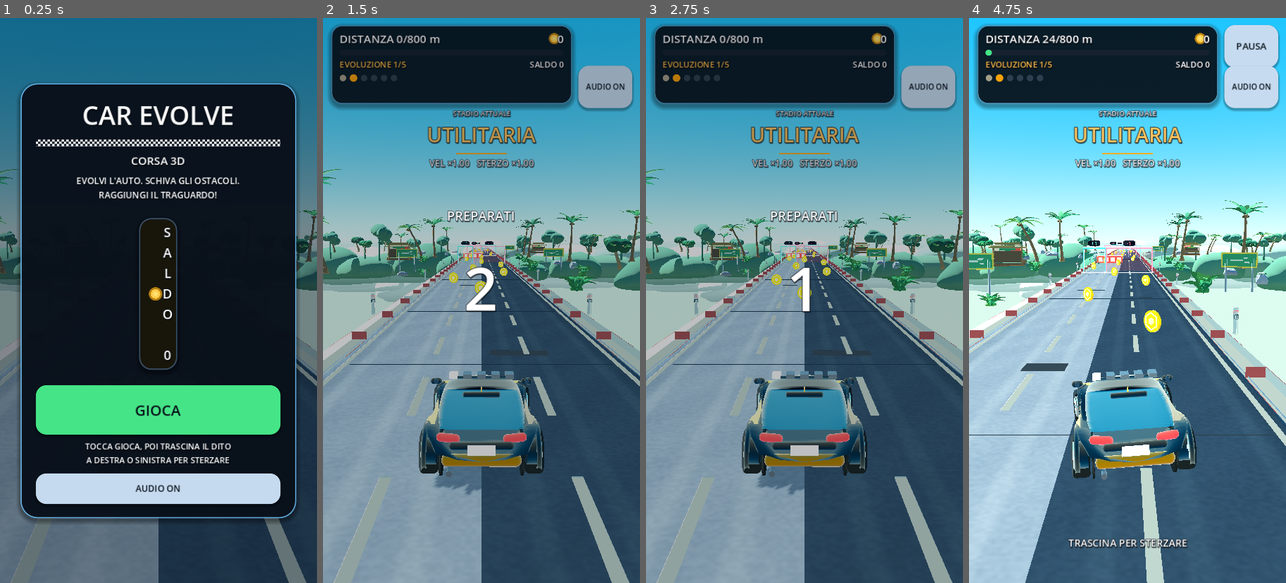
Above: before the commit, frames 1-4 (left to right).
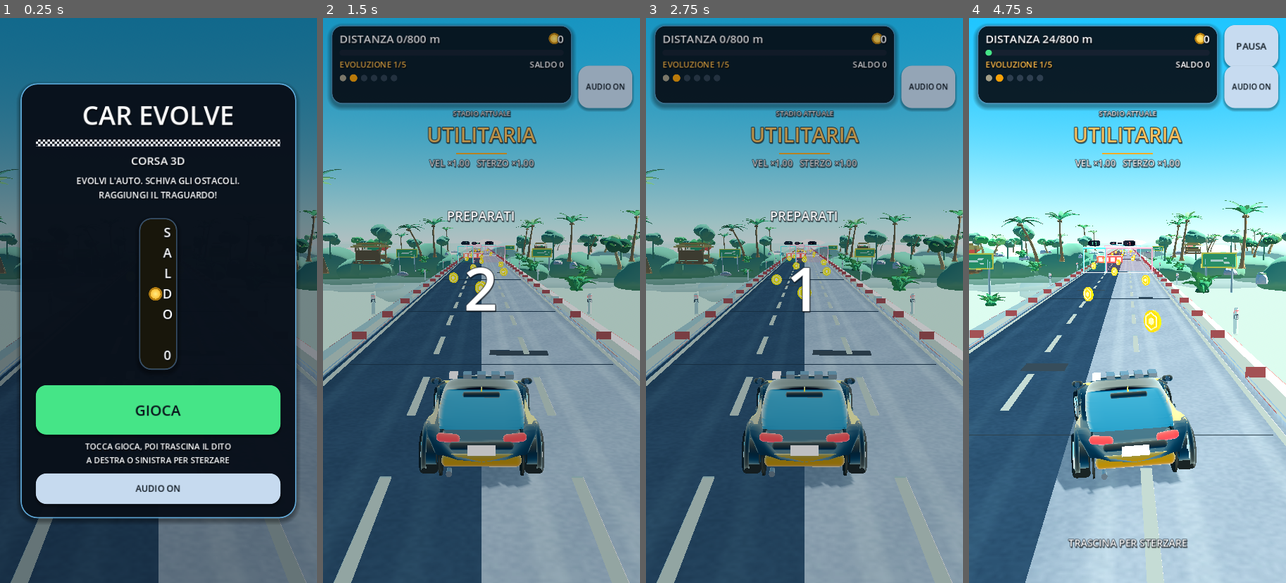
Above: after the commit, the same moments.

Repository: wraixxfn-create/GiocoMobile
Game: Godot game, scene res://scenes/Main.tscn
The game is run twice, just before and just after one commit, with the same random seed, the same clock (stepped at 60 frames per second) and the same inputs.
Inputs (mouse positions are in pixels of both pictures, inside the frame that each line leads up to):
- Up to frame 1 (0.25 s): no input
- Up to frame 2 (1.5 s): click "GIOCA" at 0.5 s; click "AUDIO ON" at 1.25 s
- Up to frame 3 (2.75 s): tap Enter at 2 s; move the mouse to (874, 272) at 2.02 s; hold Right (ui_right) from 2.03 s (still down); tap 1 at 2.1 s; click (874, 272) at 2.17 s
- Up to frame 4 (4.75 s): release Right (ui_right) at 2.75 s; drag from (1064, 328) to (1111, 413) at 2.77 s; move the mouse to (1159, 176) at 3.52 s; hold Right (ui_right) 3.53-4.25 s; tap 3 at 3.6 s; drag from (1111, 413) to (1032, 215) at 4.27 s

The runs differ from the first frame. In frame 1, 14% of the frame differs, in the area x 0-100%, y 26-100%; in frame 2, 42%; in frame 3, 42%; in frame 4, 43%, in the area x 0-100%, y 32-100%.

Commit message:
art: ombre a budget per distanza, chiome variate, sole frontale e vernice più piena
Co-authored-by: arena-agent <297053741+arena-agent@users.noreply.github.com>

Diff:
--- a/scripts/core/MaterialFactory.gd
+++ b/scripts/core/MaterialFactory.gd
@@ -176,11 +176,11 @@
 	if not _cache.has(key):
 		var material := StandardMaterial3D.new()
 		material.albedo_color = color
-		material.roughness = 0.22
-		material.metallic = 0.18
+		material.roughness = 0.30
+		material.metallic = 0.08
 		material.clearcoat_enabled = true
-		material.clearcoat = 0.70
-		material.clearcoat_roughness = 0.16
+		material.clearcoat = 0.55
+		material.clearcoat_roughness = 0.22
 		_cache[key] = material
 	return _cache[key] as StandardMaterial3D
 
--- a/scripts/scenery/SceneryBroadleaf.gd
+++ b/scripts/scenery/SceneryBroadleaf.gd
@@ -25,15 +25,16 @@
 func build() -> void:
 	var index := posmod(variant, VARIANTS)
 	var data := _variant_data(index)
+	var tint := (prop_seed % 3) if prop_seed >= 0 else index % 3
 	add_accumulated("Trunk", data["trunk"], MaterialFactory.tree_trunk(index % 2 == 0))
 	add_accumulated("Branches", data["branches"], MaterialFactory.tree_trunk(true))
 	add_accumulated(
-		"CanopyLow", data["canopy_low"], MaterialFactory.leaf(index, false)
+		"CanopyLow", data["canopy_low"], MaterialFactory.leaf((index + tint) % 4, false)
 	)
 	add_accumulated(
 		"CanopyHigh",
 		data["canopy_high"],
-		MaterialFactory.leaf_light(index + 1, false),
+		MaterialFactory.leaf_light((index + tint + 1) % 4, false),
 	)
 	add_accumulated(
 		"CanopyLeaves",
--- a/scripts/scenery/SceneryFernBush.gd
+++ b/scripts/scenery/SceneryFernBush.gd
@@ -24,7 +24,8 @@
 func build() -> void:
 	var index := posmod(variant, VARIANTS)
 	var data := _variant_data(index)
-	add_accumulated("Core", data["core"], MaterialFactory.leaf(index + 2, false))
+	var tint := (prop_seed % 3) if prop_seed >= 0 else 0
+	add_accumulated("Core", data["core"], MaterialFactory.leaf(index + 2 + tint, false))
 	add_accumulated("FrondsLow", data["low"], MaterialFactory.fern(false))
 	add_accumulated("FrondsHigh", data["high"], MaterialFactory.fern(true))
 
--- a/scripts/scenery/SceneryGroundField.gd
+++ b/scripts/scenery/SceneryGroundField.gd
@@ -180,6 +180,9 @@
 	multimesh.transform_format = MultiMesh.TRANSFORM_3D
 	multimesh.use_colors = true
 	multimesh.mesh = _tuft()
+	# Ombra statica "dipinta": ogni ciuffo ha una macchia scura leggera ai
+	# piedi. Dà contrasto al prato senza una sola ombra dinamica in più.
+	multimesh.use_custom_data = true
 	multimesh.instance_count = GRASS_INSTANCES
 	var rng := RandomNumberGenerator.new()
 	rng.seed = 31415
@@ -201,6 +204,9 @@
 			SceneryPalette.grass(rng.randi_range(0, 2)).lerp(
 				SceneryPalette.GRASS_DRY, rng.randf_range(0.0, 0.22)
 			),
+		)
+		multimesh.set_instance_custom_data(
+			index, Color(rng.randf(), 0.0, 0.0, 0.0)
 		)
 	var holder := MultiMeshInstance3D.new()
 	holder.name = "Grass"
--- a/scripts/scenery/SceneryPalm.gd
+++ b/scripts/scenery/SceneryPalm.gd
@@ -32,18 +32,19 @@
 	var crown_position: Vector3 = data["crown"]
 	var crown_xform := Transform3D(Basis.IDENTITY, crown_position)
 
+	var tint := (prop_seed % 3) if prop_seed >= 0 else index % 3
 	add_accumulated("Trunk", data["trunk"], MaterialFactory.tree_trunk(index % 3 == 1))
 	add_accumulated("RootFlare", data["root"], MaterialFactory.tree_trunk(true))
 	add_accumulated("CrownBoot", data["boot"], MaterialFactory.tree_trunk(true), crown_xform)
 	add_accumulated(
-		"Crown", data["crown_main"], MaterialFactory.leaf(index, true), crown_xform
+		"Crown", data["crown_main"], MaterialFactory.leaf((index + tint) % 4, true), crown_xform
 	)
 	var light_acc: Dictionary = data["crown_light"]
 	if not (light_acc["tris"] as Array).is_empty():
 		add_accumulated(
 			"CrownLight",
 			light_acc,
-			MaterialFactory.leaf_light(index + 1, true),
+			MaterialFactory.leaf_light((index + tint + 1) % 4, true),
 			crown_xform,
 		)
 	add_accumulated(
--- a/scripts/scenery/SceneryPlan.gd
+++ b/scripts/scenery/SceneryPlan.gd
@@ -131,7 +131,7 @@
 			"scale": rng.randf_range(0.85, 1.35),
 			"variant": rng.randi_range(0, SceneryBroadleaf.VARIANTS - 1),
 			"seed": rng.randi(),
-			"shadow": true,
+			"shadow": rng.randf() > 0.35,
 		})
 	if int(arrangement["cluster"]) > 0:
 		_add(CLUSTER_SCENE, parent, {
--- a/scripts/scenery/SceneryProp.gd
+++ b/scripts/scenery/SceneryProp.gd
@@ -20,6 +20,13 @@
 @export var prop_seed: int = 0
 @export var shadow_casting: bool = true
 @export var view_distance: float = 210.0
+## Solo gli oggetti entro questa distanza dalla pista proiettano ombre:
+## il sole è posizionato in modo che quelle dei filari lontani non arrivino
+## mai in carreggiata, quindi il budget ombre resta minimo su mobile.
+@export var shadow_range: float = 26.0
+
+## Meta con cui il piano di scenografia segnala la quota del terreno.
+const META_GROUND_Y: StringName = &"scenery_ground_y"
 
 
 func _ready() -> void:
@@ -60,9 +67,10 @@
 	instance.mesh = mesh
 	instance.material_override = material
 	instance.transform = xform
+	var casts := shadow_casting and absf(global_position.x) <= shadow_range
 	instance.cast_shadow = (
 		GeometryInstance3D.SHADOW_CASTING_SETTING_ON
-		if shadow_casting
+		if casts
 		else GeometryInstance3D.SHADOW_CASTING_SETTING_OFF
 	)
 	var distance := view_distance if view_range < 0.0 else view_range
--- a/scripts/scenery/TropicalTheme.gd
+++ b/scripts/scenery/TropicalTheme.gd
@@ -15,9 +15,9 @@
 
 ## Direzione del sole: da sinistra, alto, leggermente dietro la camera.
 ## Le ombre cadono in avanti a destra, leggibili sulla carreggiata.
-const SUN_ROTATION_DEG := Vector3(-48.0, -34.0, 0.0)
-const SUN_ENERGY: float = 1.02
-const AMBIENT_ENERGY: float = 0.19
+const SUN_ROTATION_DEG := Vector3(-46.0, 26.0, 0.0)
+const SUN_ENERGY: float = 1.10
+const AMBIENT_ENERGY: float = 0.24
 const SHADOW_DISTANCE: float = 62.0
 const SHADOW_OPACITY: float = 0.80
 const SHADOW_BLUR: float = 1.5
